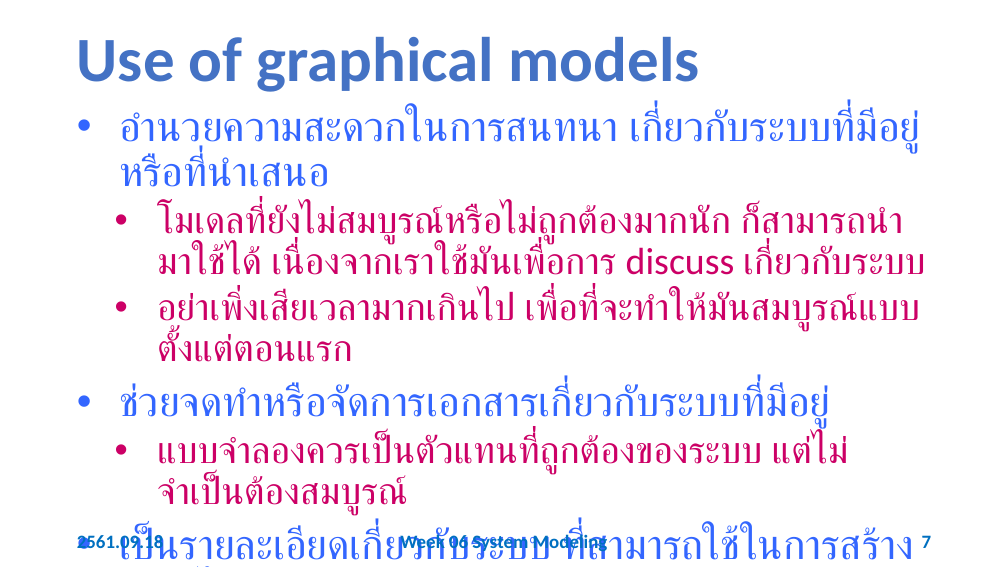
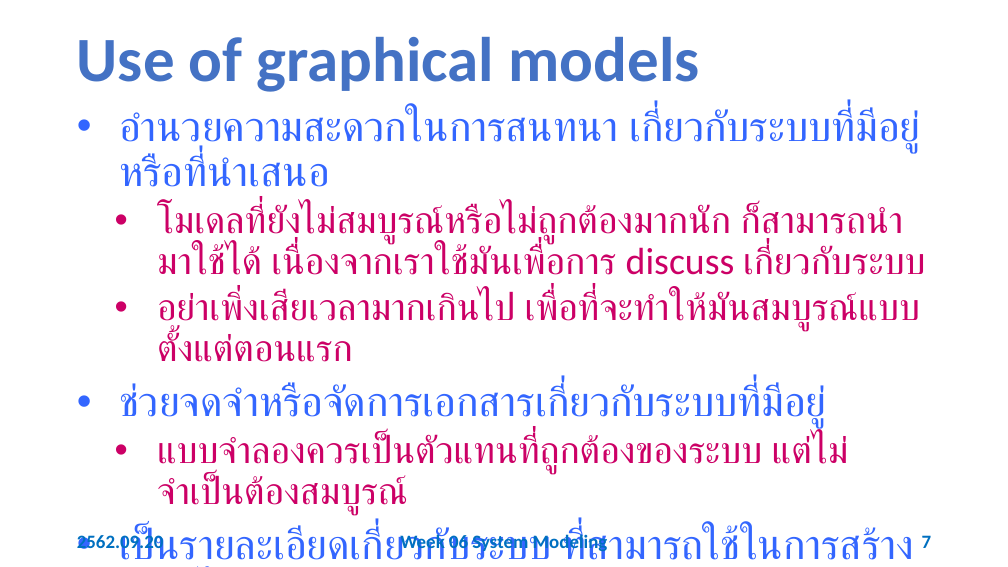
Before and after one commit to 03376806-software-engineering/Week-06-System-Modeling, a slide deck: slide 7 of Slides/Week 06 System Modeling.pptx. Drawn at 1008x567 pixels with LibreOffice and Linux fonts; fonts in the diff are those of the drawing. Boxes give left, top, right and bottom in pixels: in the first picture for what was removed or moved away, otherwise in the second. Text is boxed around its words. In the diff, an @@ line names an element or a change of style, - is before the commit and + after.

```diff
--- a/Slides/Week 06 System Modeling.pptx
+++ b/Slides/Week 06 System Modeling.pptx
@@ text at [119, 384, 828, 428]: text changed @@
-• ช่วยจดทำหรือจัดการเอกสารเกี่ยวกับระบบที่มีอยู่
+• ช่วยจดจำหรือจัดการเอกสารเกี่ยวกับระบบที่มีอยู่
@@ text at [77, 532, 164, 553]: text changed @@
-2561.09.18
+2562.09.20
```
Also in this commit, not shown: 56 other slides changed, 1 slide removed.
